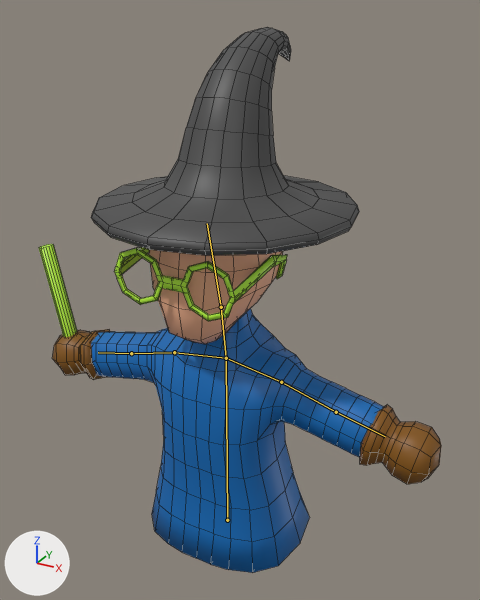
An edit to the Blender file Assets/_Models/ApprenticeWizard.blend, drawn before and after from the same camera.
One viewpoint serves both versions: a 50 mm lens placed at (1.023, -1.76, 1.828), pointed at (0.019, 0.066, 0.915). Arrows for +X, +Y and +Z are at lower left; the lights stay in place. The bones that bend it are drawn over the model as lines. Mesh edges are drawn as thin lines.

Names of what the first picture shows: 'ApprenticeWizard'.
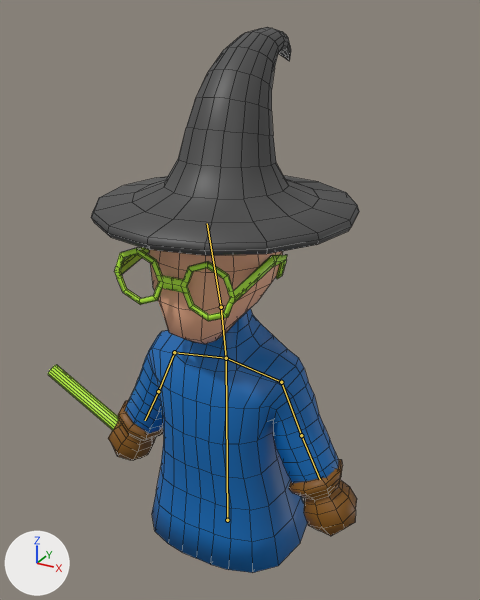
The newer file adds an action. The first version stands in its rest pose; the second is drawn at frame 1 of the action 'Idle'.

Pixel boxes [x1, y1, x2, y2] of what changed, in the pictures (480 x 600 px):
'ApprenticeWizard', posed (23% narrower): before [39, 27, 441, 573]; after [48, 27, 359, 573]
bone 'PostArm_L', root to tip: before (281, 382) to (336, 412); after (281, 382) to (301, 435)
bone 'PostArm_R', root to tip: before (174, 352) to (131, 353); after (174, 352) to (158, 391)

Diff of the bpy script that builds the scene:
```diff
--- a/Assets/_Models/ApprenticeWizard.blend.py
+++ b/Assets/_Models/ApprenticeWizard.blend.py
@@ bone_postarm_l @@
 bone_postarm_l = bpy.data.objects['Armature'].pose.bones['PostArm_L']  # child of 'Shoulder_L'
-bone_postarm_l.rotation_quaternion = (1.0, 0.0, 0.0, 0.0)  # degrees (0, 0, 0)
+bone_postarm_l.rotation_quaternion = (0.903, -0.43, 0.0, 0.004)  # degrees (-51, 0, 0)
@@ bone_postarm_r @@
 bone_postarm_r = bpy.data.objects['Armature'].pose.bones['PostArm_R']  # child of 'Shoulder_R'
-bone_postarm_r.rotation_quaternion = (1.0, 0.0, 0.0, 0.0)  # degrees (0, 0, 0)
+bone_postarm_r.rotation_quaternion = (0.903, -0.43, 0.0, -0.004)  # degrees (-51, 0, 0)
```
